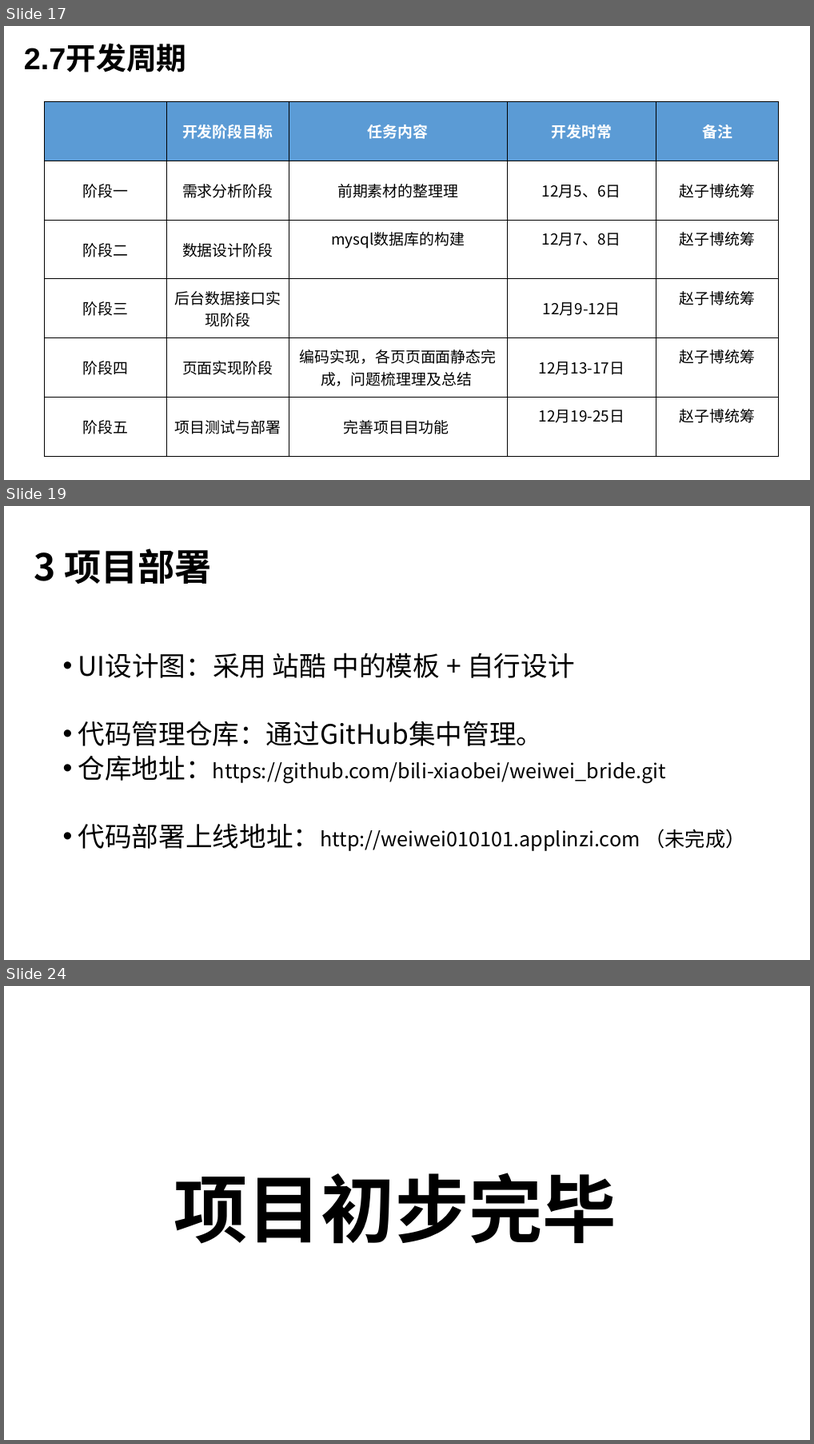
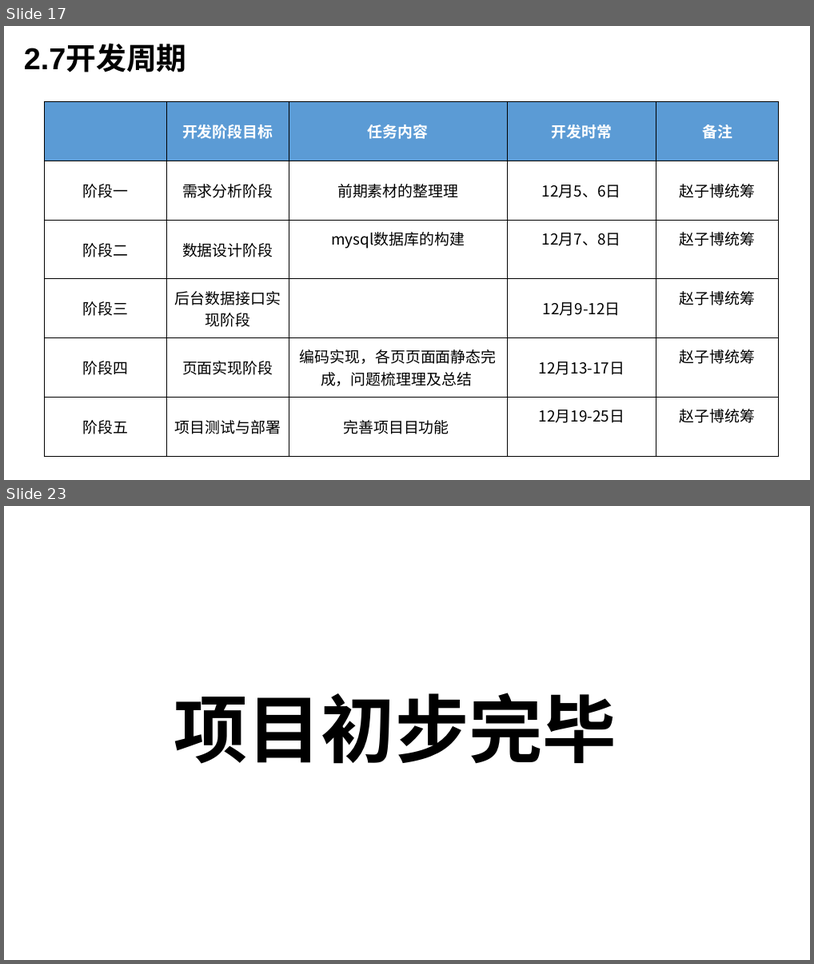
Before and after one commit to bili-xiaobei/weiwei_bride, a slide deck: 项目介绍.pptx. Shown one above the other, each under a label of ours: slides 17, 19 and 24 before the commit, slides 17 and 23 after it; the slides between them are not shown. The pictures are 814x1444 and 814x964 pixels, drawn with LibreOffice and Linux fonts; fonts in the diff are those of the drawing. Boxes give left, top, right and bottom in pixels: in the first picture for what was removed or moved away, otherwise in the second. Text is boxed around its words. In the diff, an @@ line names an element or a change of style, - is before the commit and + after.

```diff
--- a/项目介绍.pptx
+++ b/项目介绍.pptx
@@ slide 19 removed at bbox=[4, 506, 810, 960], background #FFFFFF @@
@@ title removed at bbox=[34, 548, 212, 584] @@
-3 项目部署
@@ text removed at bbox=[78, 652, 746, 851] @@
-• UI设计图：采用 站酷 中的模板 + 自行设计
-• 代码管理仓库：通过GitHub集中管理。
-• 仓库地址：https://github.com/bili-xiaobei/weiwei_bride.git
-• 代码部署上线地址：http://weiwei010101.applinzi.com （未完成）
@@ what was slide 24 is now slide 23 @@
```
Also in this commit, not shown: 8 slides changed, 1 other slide removed, 20 other files.
